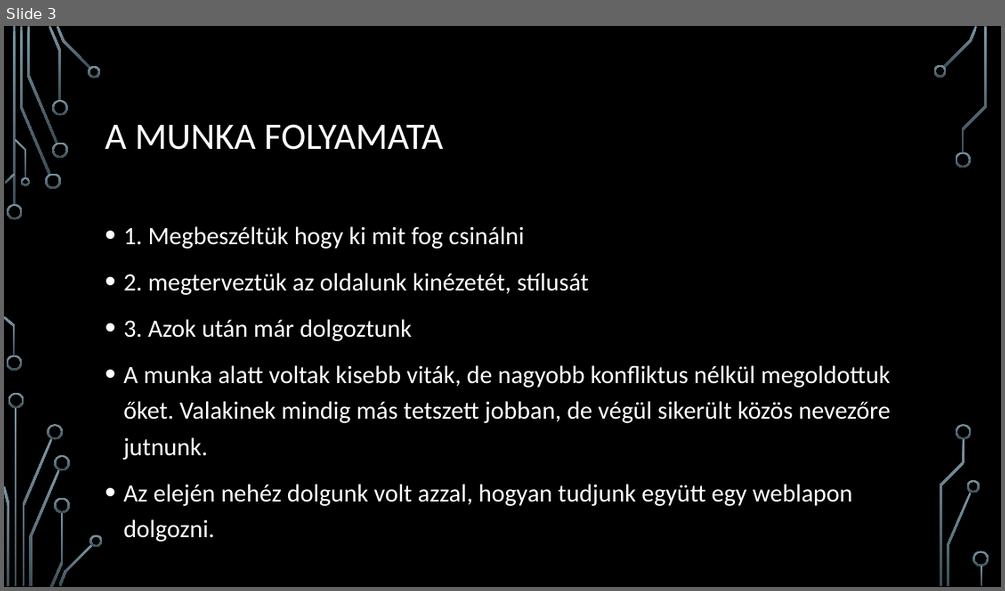
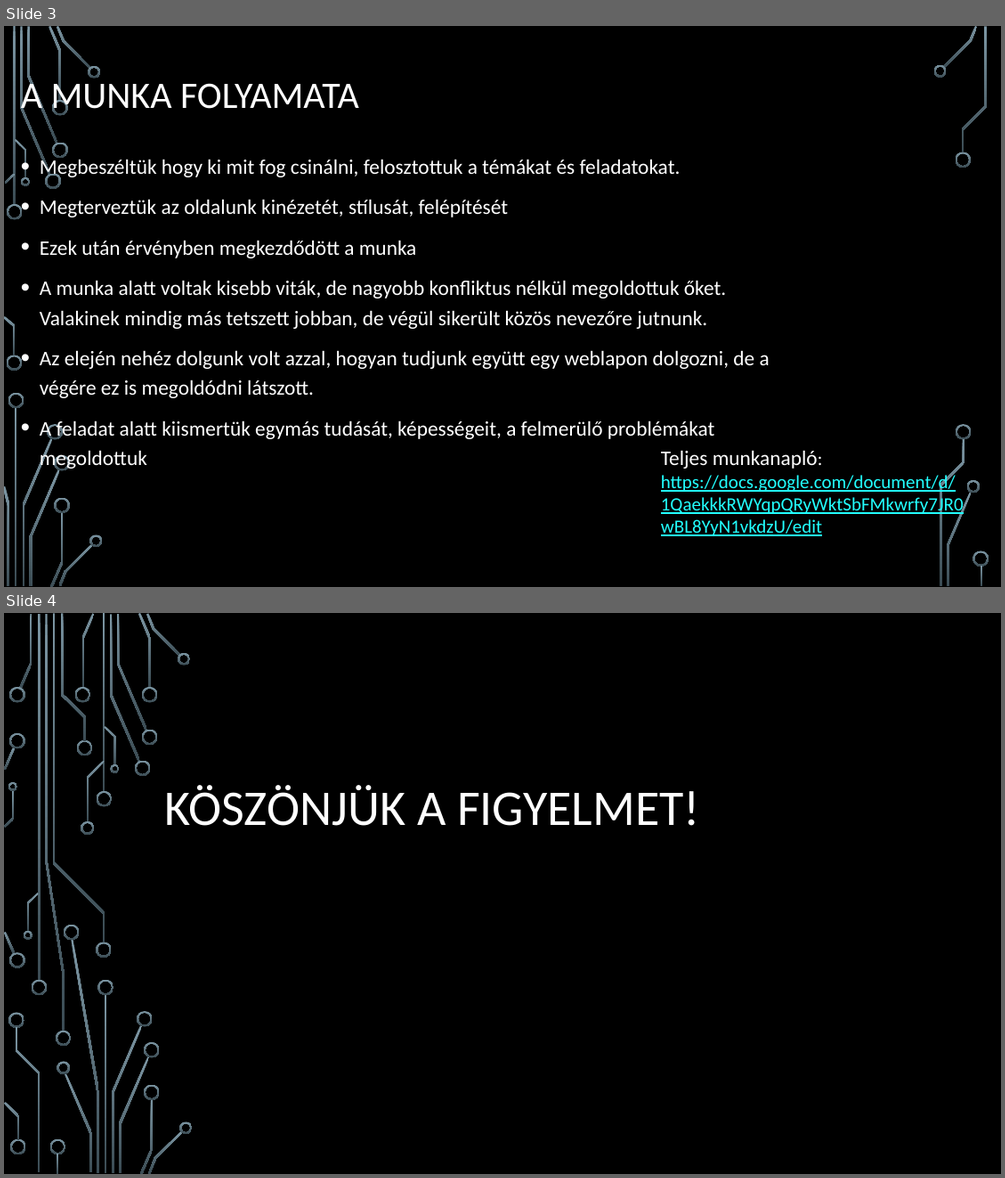
Before and after one commit to Botilori08/IKt-pojektmunka-2, a slide deck: IKT 2.pptx. Shown one above the other, each under a label of ours: slide 3 before the commit, slides 3 and 4 after it. The pictures are 1005x591 and 1005x1178 pixels, drawn with LibreOffice and Linux fonts; fonts in the diff are those of the drawing; background and template pictures are left out. Boxes give left, top, right and bottom in pixels: in the first picture for what was removed or moved away, otherwise in the second. Text is boxed around its words. In the diff, an @@ line names an element or a change of style, - is before the commit and + after.

```diff
--- a/IKT 2.pptx
+++ b/IKT 2.pptx
@@ slide 4 added at <box>4,613,1001,1174</box>, background picture (left out) @@
@@ title added at <box>165,785,700,826</box>, 48 pt, text #FFFFFF @@
+KÖSZÖNJÜK A FIGYELMET!
@@ group added at <box>4,613,193,1174</box>: 50 freeform shapes, 4 rectangles @@
@@ slide 3 changed as well @@
@@ title "A MUNKA FOLYAMATA" rewrapped from <box>105,124,443,150</box> to <box>21,78,359,118</box> @@
@@ text "Megbeszéltük hogy ki mit fog ...": place and size @@
-text "Megbeszéltük hogy ki mit fog ..." at <box>123,226,890,541</box>
+text "Megbeszéltük hogy ki mit fog ..." at <box>40,156,769,471</box>
@@ text at <box>40,156,680,258</box>: text changed; size 24 to 20 pt @@
-• 1. Megbeszéltük hogy ki mit fog csinálni
-• 2. megterveztük az oldalunk kinézetét, stílusát
-• 3. Azok után már dolgoztunk
+• Megbeszéltük hogy ki mit fog csinálni, felosztottuk a témákat és feladatokat.
+• Megterveztük az oldalunk kinézetét, stílusát, felépítését
+• Ezek után érvényben megkezdődött a munka
@@ text at <box>40,280,726,329</box>: size 24 to 20 pt in "A munka alatt voltak kisebb viták, de ..." @@
@@ text at <box>40,350,769,471</box>: text changed; size 24 to 20 pt @@
-• Az elején nehéz dolgunk volt azzal, hogyan tudjunk együtt egy weblapon dolgozni.
+• Az elején nehéz dolgunk volt azzal, hogyan tudjunk együtt egy weblapon dolgozni, de a végére ez is megoldódni látszott.
+• A feladat alatt kiismertük egymás tudását, képességeit, a felmerülő problémákat megoldottuk
@@ text added at <box>661,450,955,536</box>, 18 pt, text #22FFFF, underline @@
+Teljes munkanapló:
+https://docs.google.com/document/d/1QaekkkRWYqpQRyWktSbFMkwrfy7JR0wBL8YyN1vkdzU/edit
```
Also in this commit, not shown: 2 other slides changed.
